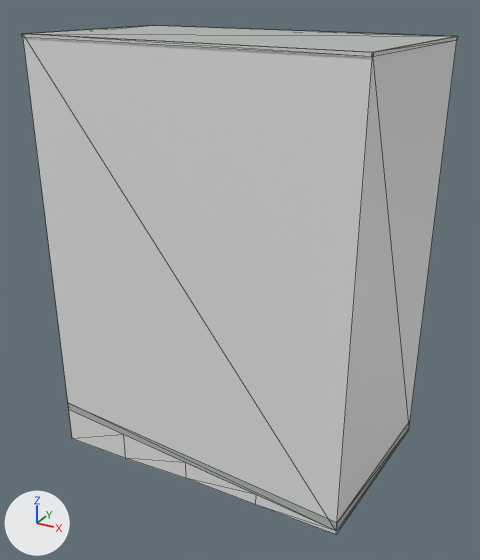
The glTF model public/models/buildings/osm-way-166375092.glb as it was, and as the next commit left it.
Camera for both pictures: a camera (50 mm lens) standing at (11.3, -20.2, 16.4) and looking at (0.2, -0.1, 6.4). The axes (+X, +Y, +Z) are drawn at lower left. The lights are the same throughout. The first picture is the older version. Mesh edges are drawn as thin lines. Where no turn or scale is listed for an object, it has been applied to the vertices. Vertices at exactly the same position are counted once.

In view in the first picture: 'building foundation 166375092', 'reality 166375092 near reality aged pale plaster', 'reality 166375092 near reality concrete plinth', 'reality 166375092 near reality flat weathered roof', 'reality 166375092 near reality pale aluminum sill'.
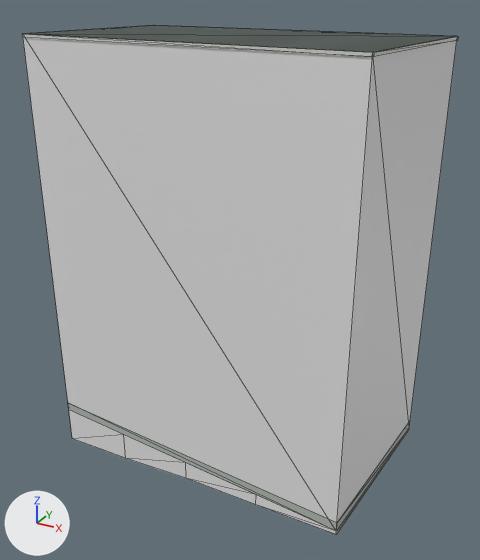
Where the change shows, as pixel boxes (x1, y1, x2, y2) in the pictures (480 x 560 px):
'reality 166375092 near reality flat weathered roof', surface changed (darker)
    both: (31, 25, 454, 52)
part 1 of me_reality_166375092_near_reality_pale_aluminum_sill, added
    after: (29, 25, 457, 52)

What the commit changed:
Picture 'roof-color' (img_roof_color) is new.
In material 'reality flat weathered roof' (mat_reality_flat_weathered_roof), base_color is no longer (0.451, 0.475, 0.455), grey #b3b7b4.
In material 'reality flat weathered roof' (mat_reality_flat_weathered_roof), texture is now set to img_roof_color.
me_reality_166375092_near_reality_pale_aluminum_sill is used by ob_reality_166375092_near_reality_pale_aluminum_sill; location (0.0, 0.0, 0.0).
Verts and faces of me_reality_166375092_near_reality_pale_aluminum_sill; kept vertices keep their numbers, new ones are numbered from 16.
Before the commit, vertices of me_reality_166375092_near_reality_pale_aluminum_sill: 2 (6.0, -3.87, 15.0) at pixel (373, 52), 3 (6.53, 2.86, 15.0) at pixel (458, 36), 6 (-6.52, -2.89, 15.0) at pixel (21, 33), 7 (5.97, -3.9, 15.0) at pixel (372, 52), 10 (-6.0, 3.87, 15.0) at pixel (153, 25).
Before the commit, vertices of me_reality_166375092_near_reality_pale_aluminum_sill: 11 (-6.54, -2.86, 15.0) at pixel (22, 33), 14 (6.51, 2.89, 15.0) at pixel (457, 36), 15 (-5.97, 3.9, 15.0) at pixel (154, 25).
me_reality_166375092_near_reality_pale_aluminum_sill had 16 vertices, 8 faces and spanned x -6.54..6.53, y -3.9..3.9, z 14.89..15.0.
me_reality_166375092_near_reality_pale_aluminum_sill now has 20 vertices, 16 faces and spans x -6.54..6.53, y -3.9..3.9, z 14.89..15.0.
Part 1, on me_reality_166375092_near_reality_pale_aluminum_sill:
New vertex 16 is at (6.51, 2.86, 15.0), pixel (457, 36).
New vertex 17 is at (5.97, -3.87, 15.0), pixel (372, 52).
New vertex 18 is at (-6.51, -2.86, 15.0), pixel (22, 33).
New vertex 19 is at (-5.97, 3.87, 15.0), pixel (153, 25).
New faces: (2, 16, 17), (2, 3, 16), (6, 17, 18), (6, 7, 17), (10, 18, 19), (10, 11, 18).
New faces: (14, 19, 16), (14, 15, 19).
